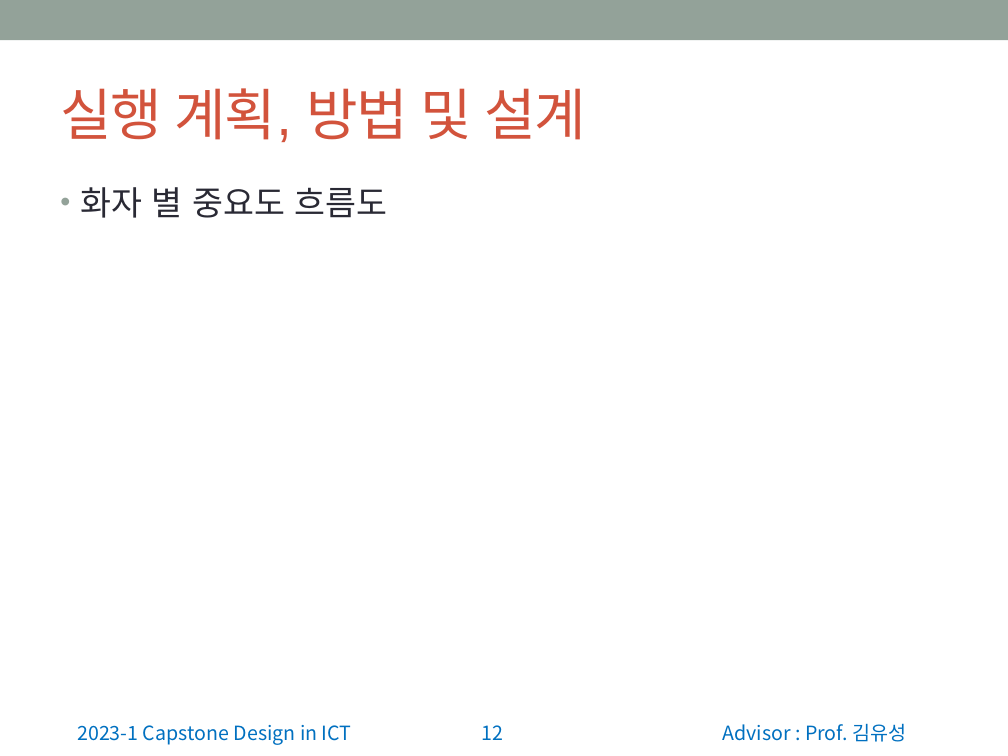
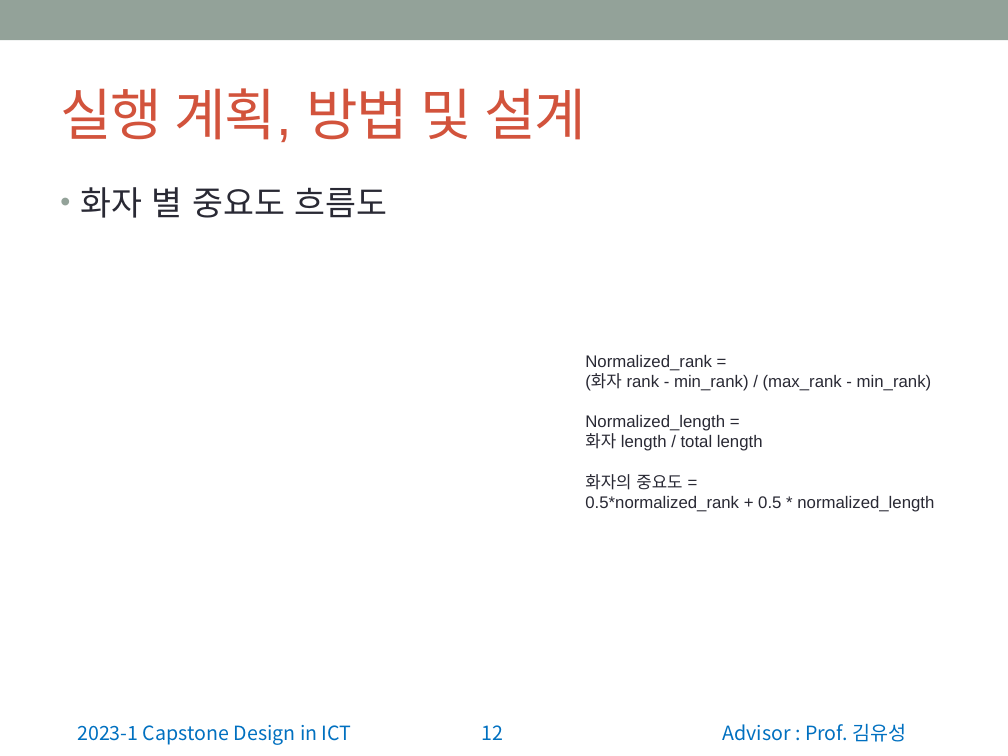
Before and after one commit to wonchul98/audio-to-summary, a slide deck: slide 12 of ppt/정보통신종합설계 중간발표 앞부분.pptx. Drawn at 1008x756 pixels with LibreOffice and Linux fonts; fonts in the diff are those of the drawing. Boxes give left, top, right and bottom in pixels: in the first picture for what was removed or moved away, otherwise in the second. Text is boxed around its words. In the diff, an @@ line names an element or a change of style, - is before the commit and + after.

```diff
--- a/ppt/정보통신종합설계 중간발표 앞부분.pptx
+++ b/ppt/정보통신종합설계 중간발표 앞부분.pptx
@@ text added at (x1=585, y1=355, x2=934, y2=512), 12 pt, text #292934 @@
+Normalized_rank =
+(화자 rank - min_rank) / (max_rank - min_rank)
+Normalized_length =
+화자 length / total length
+화자의 중요도 =
+0.5*normalized_rank + 0.5 * normalized_length
```
Also in this commit, not shown: 3 other slides changed, 1 slide added.
